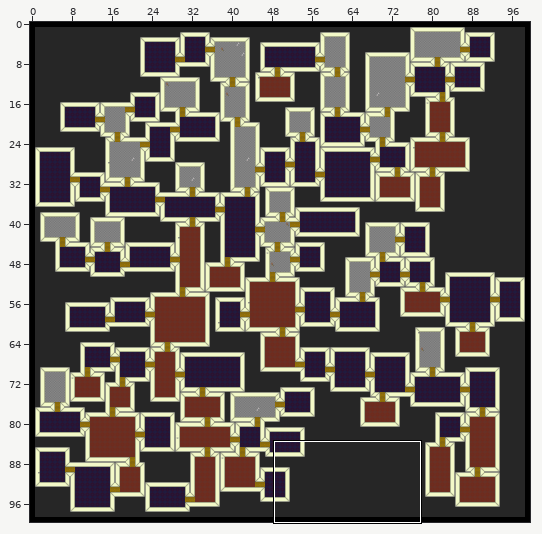
Tiled map, stored at desktop/Maps/test.tmx. Above, an overview of the earlier version with the close-up marked.
Close-up. Earlier state:
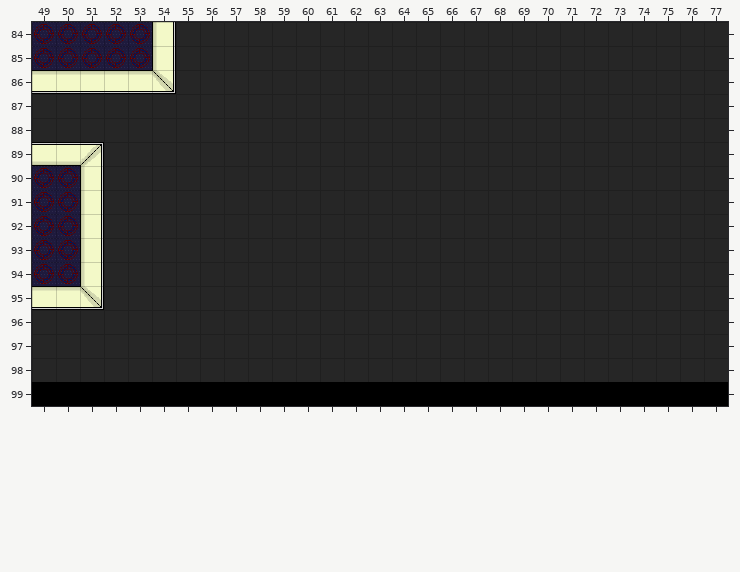
Cells are 32x32 px. Shown: x 49..77, y 84..99. The commit also changed other parts of the map, which this record leaves out.
After:
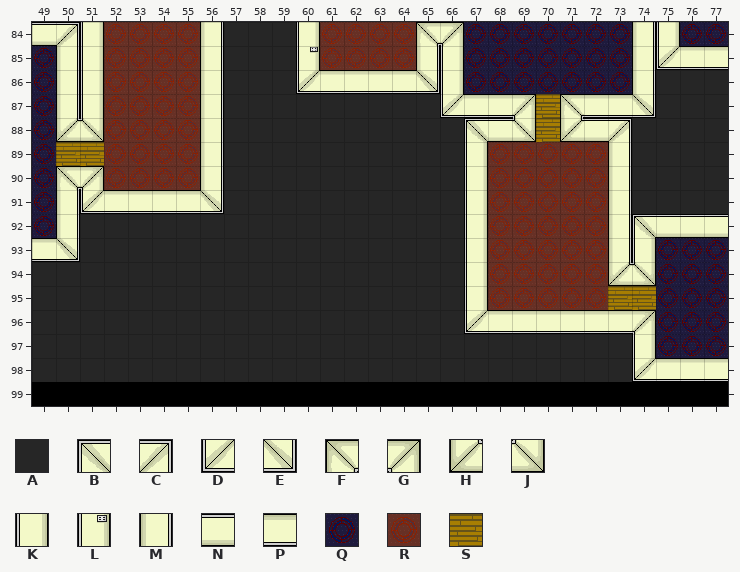
Key: from "Office01": A 0, B 2, C 3, D 4, E 5, F 6, G 7, H 8, J 9, K 10, L 11, M 20, N 30, P 40, Q 60, R 70, S 99.
_ is an empty cell.
The edit:
Layer "tileLayer":
Tile A replaces tile E in row 95 at x 51.
Tile A replaces tile M in rows 92 to 94 at x 51.
Tile A replaces tile P in row 95 at x 49 to 50.
Tile A replaces tile Q in row 94 at x 49 to 50.
Tile B replaces tile A in row 88 at x 67; in row 92 at x 74.
Tile C replaces tile A in row 88 at x 73.
Tile C replaces tile Q in row 84 at x 50.
Tile D replaces tile A in row 85 at x 75; in row 86 at x 60; in row 87 at x 66; in row 96 at x 67; in row 98 at x 74.
Tile D replaces tile M in row 91 at x 51.
Tile E replaces tile A in row 86 at x 65; in row 87 at x 74; in row 91 at x 56.
Tile E replaces tile Q in row 93 at x 50.
Tile F replaces tile A in row 84 at x 65; in row 87 at x 71.
Tile F replaces tile Q in row 90 at x 50.
Tile G replaces tile A in row 84 at x 66; in row 87 at x 69; in row 96 at x 74.
Tile G replaces tile M in row 90 at x 51.
Tile H replaces tile A in row 88 at x 50 and 71; in row 94 at x 73.
Tile J replaces tile A in row 88 at x 51 and 69; in row 94 at x 74.
Tile K replaces tile A in row 84 at x 60 and 75; in rows 85 to 86 at x 66; in row 87 at x 51; in rows 89 to 92 at x 67; in row 93 at x 67 and 74; in rows 94 to 95 at x 67.
Tile K replaces tile A in row 97 at x 74.
Tile K replaces tile P in row 86 at x 51.
Tile K replaces tile Q in rows 84 to 85 at x 51.
Tile L replaces tile A in row 85 at x 60.
Tile M replaces tile A in row 84 at x 56 and 74; in row 85 at x 56, 65 and 74; in row 86 at x 56 and 74; in row 87 at x 50 and 56; in row 88 at x 56; in rows 89 to 90 at x 56 and 73.
Tile M replaces tile A in rows 91 to 93 at x 73.
Tile M replaces tile P in row 86 at x 50.
Tile M replaces tile Q in row 85 at x 50; in rows 91 to 92 at x 50.
Tile N replaces tile A in row 88 at x 68 and 72; in row 92 at x 75 to 77.
Tile N replaces tile Q in row 84 at x 49.
Tile P replaces tile A in row 85 at x 76 to 77; in row 86 at x 61 to 64; in row 87 at x 67 to 68 and 72 to 73; in row 91 at x 52 to 55; in row 96 at x 68 to 73; in row 98 at x 75 to 77.
Tile P replaces tile Q in row 93 at x 49.
Tile Q replaces tile A in row 84 at x 67 to 73 and 76 to 77; in rows 85 to 86 at x 67 to 73; in rows 87 to 88 at x 49; in rows 93 to 97 at x 75 to 77.
Tile Q replaces tile N in row 89 at x 49.
Tile Q replaces tile P in row 86 at x 49.
Tile R replaces tile A in rows 84 to 85 at x 55 and 61 to 64; in row 86 at x 55; in rows 87 to 88 at x 52 to 55; in rows 89 to 90 at x 52 to 55 and 68 to 72; in rows 91 to 95 at x 68 to 72.
Tile R replaces tile E in row 86 at x 54.
Tile R replaces tile M in rows 84 to 85 at x 54.
Tile R replaces tile P in row 86 at x 52 to 53.
Tile R replaces tile Q in rows 84 to 85 at x 52 to 53.
Tile S replaces tile A in rows 87 to 88 at x 70; in row 95 at x 73 to 74.
Tile S replaces tile C in row 89 at x 51.
Tile S replaces tile N in row 89 at x 50.
Changed places in both close-ups, as pixel boxes (x1, y1, x2, y2):
changed: (32, 22, 224, 310)
changed: (296, 22, 728, 382)
